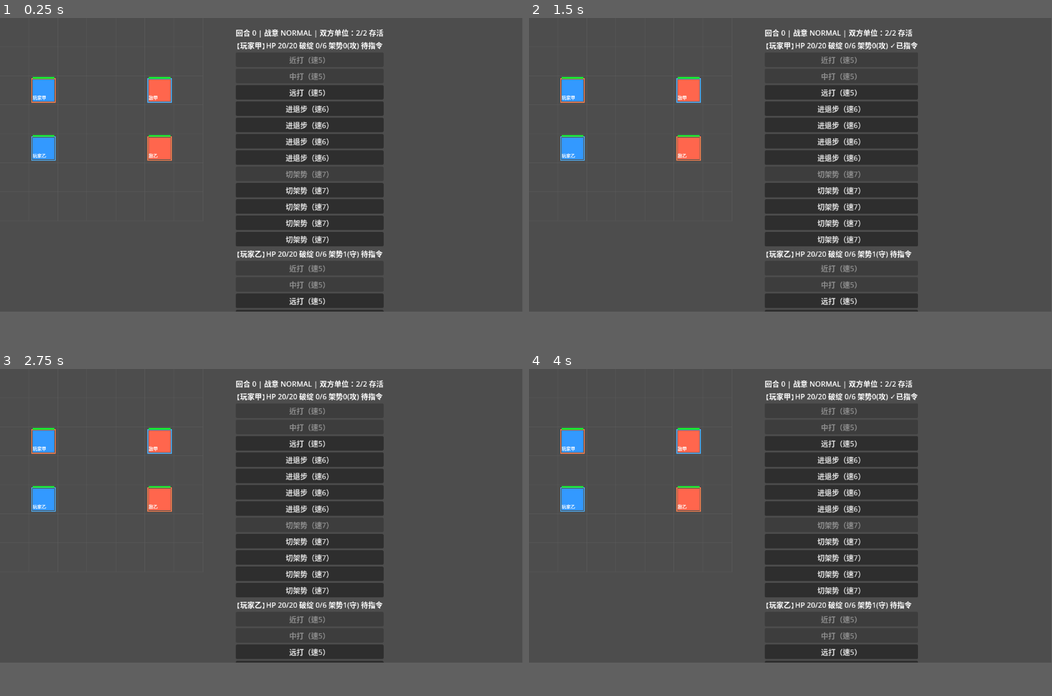
Above: before the commit, frames 1-4 (two rows, left to right).
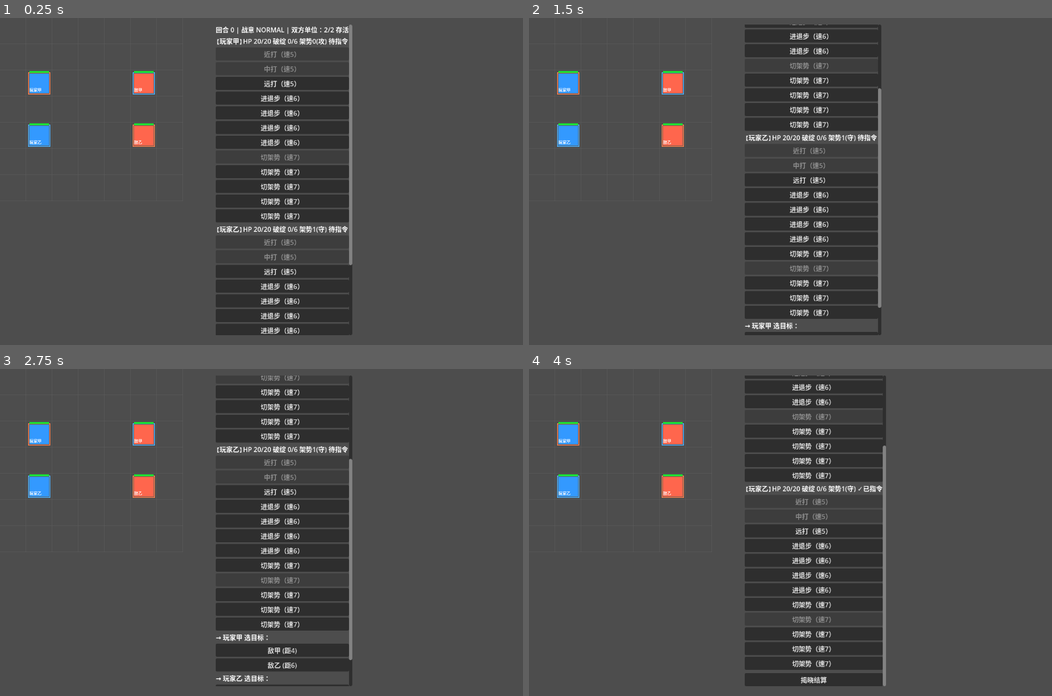
Above: after the commit, the same moments.

Repository: xieyj22/zhaizhao
Game: Godot game, scene res://src/scenes/battle/battle.tscn
The game is run twice, just before and just after one commit, with the same random seed, the same clock (stepped at 60 frames per second) and the same inputs.
Inputs:
- Up to frame 1 (0.25 s): no input
- Up to frame 2 (1.5 s): click "远打（速5）" at 0.5 s; click "进退步（速6）" at 1.25 s
- Up to frame 3 (2.75 s): click "远打（速5）" at 2 s
- Up to frame 4 (4 s): click "切架势（速7）" at 2.75 s; click "进退步（速6）" at 3.5 s
In our replay, the window is 799x449 before the commit and 800x500 after it. These sizes can differ from the game's own. Grey fills any space a smaller window leaves; there, only what the larger window draws over its background counts as a difference.

The runs differ from the first frame. In frame 1, 15% of the frame differs, in the area x 5-74%, y 2-97%; in frame 2, 16%; in frame 3, 15%; in frame 4, 16%, in the area x 5-75%, y 2-97%.

Commit message:
fix(m1): scrollable right panel + 1280x800 window (strike-target buttons were off-screen at default 648px viewport -> click strike 'no response'; auto-scroll to target picker on strike select)

Diff:
--- a/project.godot
+++ b/project.godot
@@ -6,6 +6,11 @@
 config/description="同时回合制武侠战棋肉鸽"
 run/main_scene="res://src/scenes/battle/battle.tscn"
 
+[display]
+
+window/size/viewport_width=1280
+window/size/viewport_height=800
+
 [rendering]
 
 renderer/rendering_method="gl_compatibility"
--- a/src/scenes/battle/battle.gd
+++ b/src/scenes/battle/battle.gd
@@ -12,6 +12,7 @@
 var awaiting_target: Dictionary = {}    # unit.id(String) -> Technique（选招了打击，等点目标）
 
 var _layer: CanvasLayer
+var _scroll: ScrollContainer
 var _panel: VBoxContainer
 var _target_panel: VBoxContainer
 var _hud: Label
@@ -46,10 +47,18 @@
 func _build_ui() -> void:
 	_layer = CanvasLayer.new()
 	add_child(_layer)
+	# 右侧面板放进 ScrollContainer：招式(24)+目标+揭晓 总高会超出窗口，需可滚动
+	_scroll = ScrollContainer.new()
+	_scroll.position = Vector2(528, 16)
+	_scroll.custom_minimum_size = Vector2(332, 760)
+	_scroll.size = Vector2(332, 760)
+	_scroll.vertical_scroll_mode = ScrollContainer.SCROLL_MODE_AUTO
+	_scroll.horizontal_scroll_mode = ScrollContainer.SCROLL_MODE_DISABLED
+	_layer.add_child(_scroll)
 	var root := VBoxContainer.new()
-	root.position = Vector2(520, 20)
-	root.custom_minimum_size = Vector2(300, 0)
-	_layer.add_child(root)
+	root.size_flags_horizontal = Control.SIZE_EXPAND_FILL
+	root.custom_minimum_size = Vector2(316, 0)
+	_scroll.add_child(root)
 
 	_hud = Label.new()
 	root.add_child(_hud)
@@ -112,6 +121,9 @@
 					tb.text = "%s (距%d)" % [String(e.id), RangeBand.distance(u.grid_pos, e.grid_pos)]
 					tb.pressed.connect(_on_pick_target.bind(u, tech, e.grid_pos))
 					_target_panel.add_child(tb)
+	# 点了打击进入"等目标"态时，自动滚到目标选择区，避免目标按钮藏在折叠下方
+	if _scroll != null and not awaiting_target.is_empty():
+		_scroll.set_deferred("scroll_vertical", 999999)
 	view.queue_redraw()
 
 func _player_can_pick(u: UnitState, tech: Technique) -> bool:
